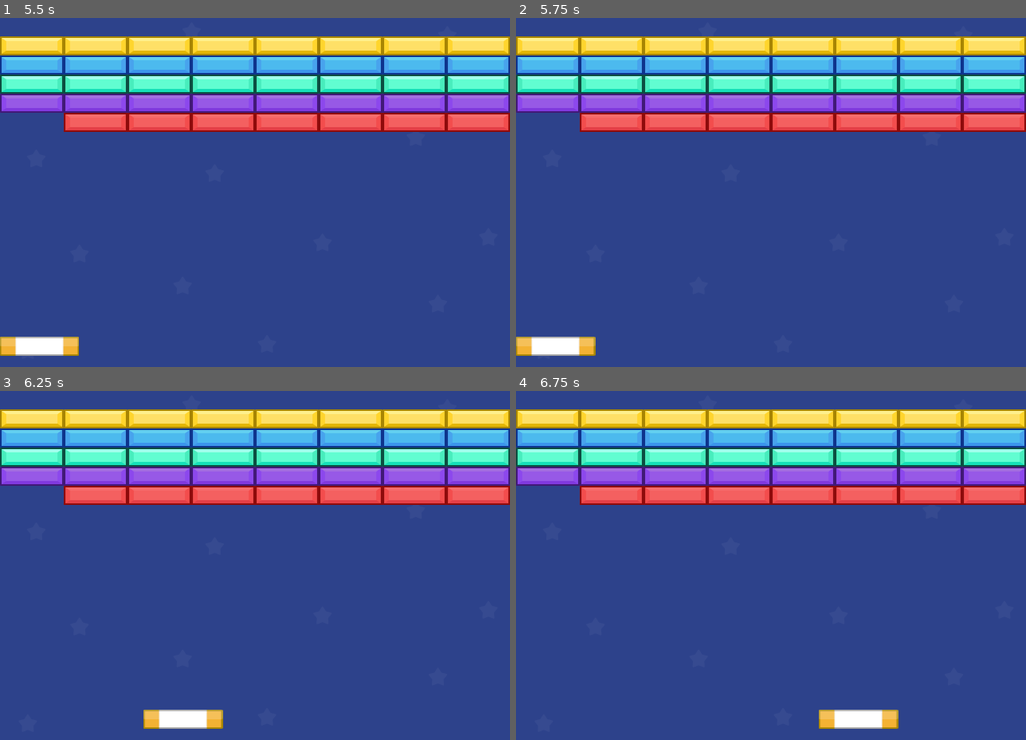
Above: before the commit, frames 1-4 (two rows, left to right).
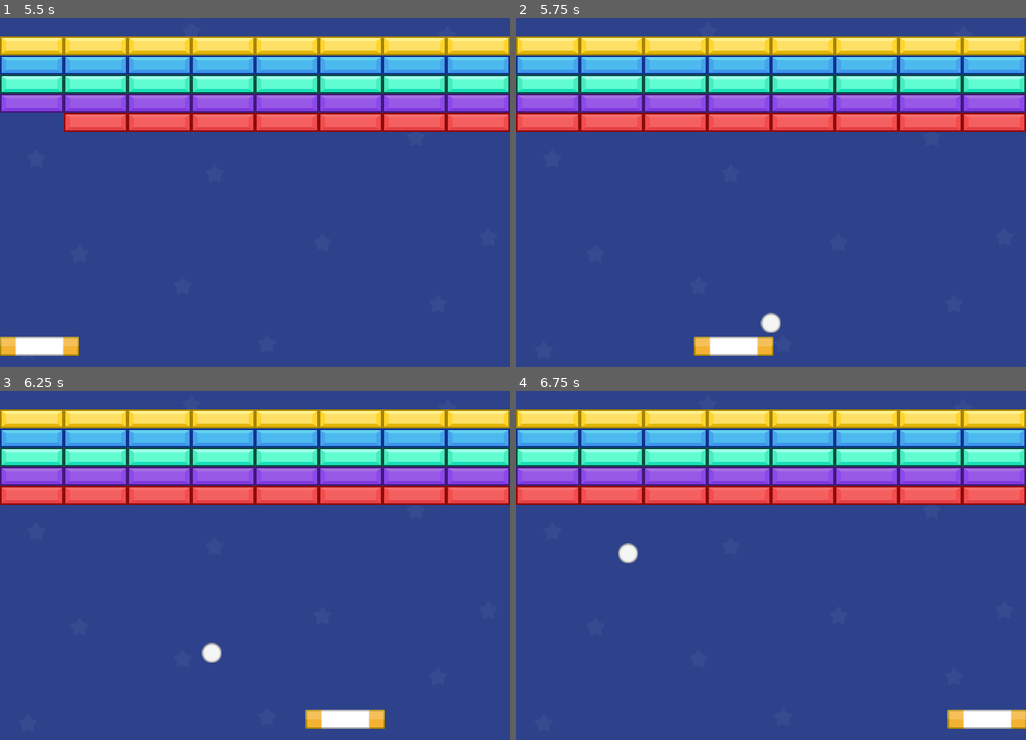
Above: after the commit, the same moments.

Repository: apprafael/arknoid
Game: Godot game, scene res://Scenes/level_1.tscn
Two runs of this game, one before a commit and one after it. Both use one fixed random seed, a clock stepped at 60 frames per second and the inputs below.
Inputs:
- Up to frame 1 (5.5 s): tap Enter (ui_accept) at 0.5, 0.77, 1.52, 3.02, 3.5, 3.77, 4.52 s; hold Right (ui_right) 0.53-1.28 s; hold Left (ui_left) 1.28-2.03 s; hold Right (ui_right) 2.03-3.53 s; hold Left (ui_left) from 3.53 s (still down)
- Up to frame 2 (5.75 s): keep holding Left (ui_left)
- Up to frame 3 (6.25 s): release Left (ui_left) at 5.78 s; hold Right (ui_right) from 5.78 s (still down); tap Enter (ui_accept) at 6.02 s
- Up to frame 4 (6.75 s): keep holding Right (ui_right)

Frame 1 is identical in both runs. In frame 2, 2.6% of the frame differs, in the area x 0-52%, y 27-97%; in frame 3, 2.6%; in frame 4, 2.6%.

Commit message:
get power up, reset game

Diff:
--- /dev/null
+++ b/Scenes/environment.gd
@@ -0,0 +1,23 @@
+extends Node2D
+
+@onready var time_reset = $TimerReset
+
+# Called when the node enters the scene tree for the first time.
+func _ready() -> void:
+	pass # Replace with function body.
+
+
+# Called every frame. 'delta' is the elapsed time since the previous frame.
+func _process(delta: float) -> void:
+	pass
+
+
+func _on_death_zone_body_entered(body: Node2D) -> void:
+	if body.name == "Ball":
+		time_reset.start()
+
+
+
+func _on_timer_reset_timeout() -> void:
+	get_tree().reload_current_scene()
+	GameManager.started = false
--- a/Scenes/environment.tscn
+++ b/Scenes/environment.tscn
@@ -1,6 +1,7 @@
-[gd_scene load_steps=5 format=3 uid="uid://caxp46vei8bne"]
+[gd_scene load_steps=6 format=3 uid="uid://caxp46vei8bne"]
 
 [ext_resource type="Texture2D" uid="uid://yerjahql4k5n" path="res://Sprites/Background.png" id="1_d1fyt"]
+[ext_resource type="Script" path="res://Scenes/environment.gd" id="1_jir7d"]
 
 [sub_resource type="RectangleShape2D" id="RectangleShape2D_bqs7v"]
 size = Vector2(20, 481)
@@ -12,6 +13,7 @@
 size = Vector2(674, 20)
 
 [node name="Environment" type="Node2D"]
+script = ExtResource("1_jir7d")
 
 [node name="Background" type="Sprite2D" parent="."]
 texture = ExtResource("1_d1fyt")
@@ -52,3 +54,10 @@
 position = Vector2(315, -8)
 shape = SubResource("RectangleShape2D_l1enp")
 debug_color = Color(0.660007, 0.511606, 0.154638, 0.42)
+
+[node name="TimerReset" type="Timer" parent="."]
+wait_time = 3.0
+one_shot = true
+
+[connection signal="body_entered" from="DeathZone" to="." method="_on_death_zone_body_entered"]
+[connection signal="timeout" from="TimerReset" to="." method="_on_timer_reset_timeout"]
--- a/Scripts/PowerUP.gd
+++ b/Scripts/PowerUP.gd
@@ -7,4 +7,9 @@
 
 	velocity.y = fall_speed
 	rotation_degrees += rotation_speed * delta
-	move_and_slide()
+
+	var collision = move_and_collide(velocity*delta)
+	if collision != null:
+		var collision_object = collision.get_collider()
+		if "Player" in collision_object.name:
+			queue_free()
